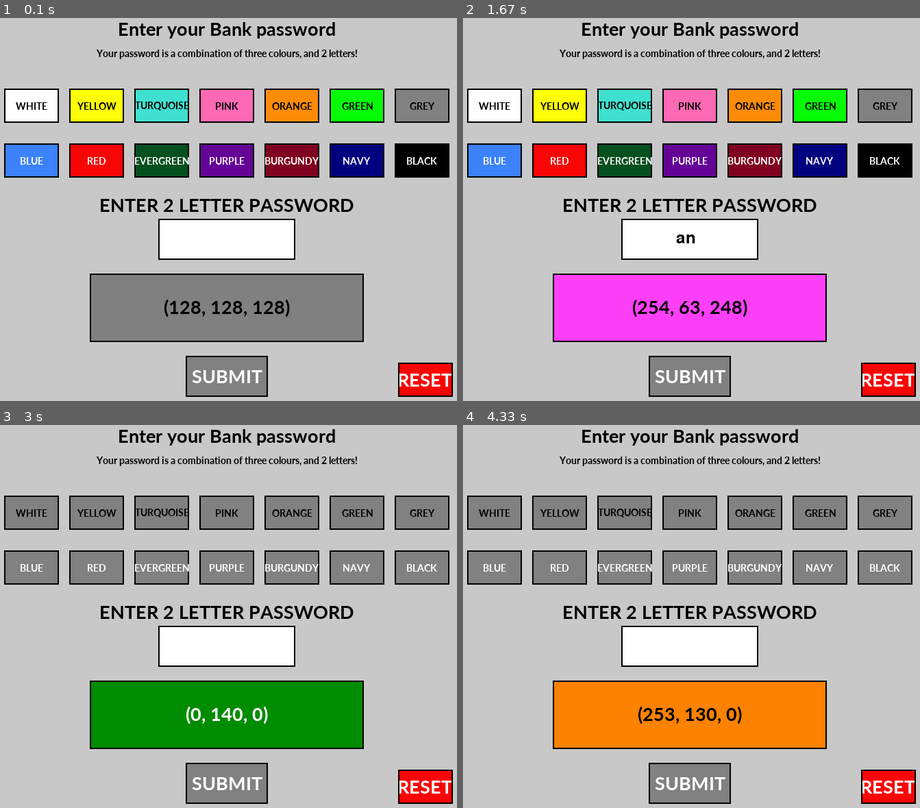
Above: before the commit, frames 1-4 (two rows, left to right).
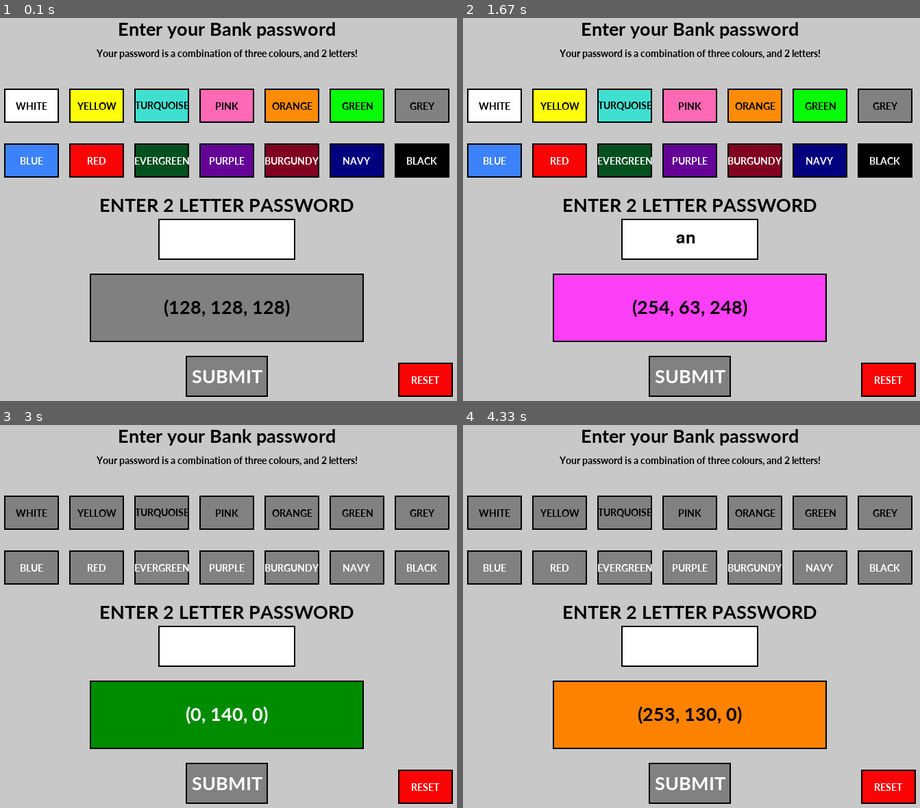
Above: after the commit, the same moments.

Repository: JeremyDenHartogh/Comp3008Project2
Game: pygame game, started from NewPasswordScheme/SamplePassScheme.py
Same seed, same stepped clock (60 frames per second), same inputs: the game is played once before the commit and once after it.
Inputs (mouse positions are in pixels of both pictures, inside the frame that each line leads up to):
- Up to frame 1 (0.1 s): no input
- Up to frame 2 (1.67 s): type "ann" at 0.33 s; tap Enter at 0.67 s; hold Right 0.88-1.35 s; press the mouse at (622, 159) at 1.47 s; move the mouse to (682, 182) at 1.57 s
- Up to frame 3 (3 s): release the mouse at (278, 612) at 1.7 s; click (425, 785) at 1.82 s; press the mouse at (31, 513) at 2.13 s; move the mouse to (191, 482) at 2.23 s; release the mouse at (351, 455) at 2.37 s; press the mouse at (292, 513) at 2.47 s; move the mouse to (292, 536) at 2.57 s; release the mouse at (292, 559) at 2.7 s; press the mouse at (420, 566) at 2.8 s; move the mouse to (356, 539) at 2.9 s
- Up to frame 4 (4.33 s): release the mouse at (755, 513) at 3.03 s; press the mouse at (888, 785) at 3.13 s; move the mouse to (696, 754) at 3.23 s; release the mouse at (508, 727) at 3.37 s; press the mouse at (691, 513) at 3.47 s; move the mouse to (778, 578) at 3.57 s; release the mouse at (869, 643) at 3.7 s; press the mouse at (494, 566) at 3.8 s; move the mouse to (513, 524) at 3.9 s; release the mouse at (536, 482) at 4.03 s; press the mouse at (883, 566) at 4.13 s; move the mouse to (801, 647) at 4.23 s

The runs differ from the first frame. In frame 1, 0.2% of the frame differs, in the area x 87-99%, y 92-97%; in frame 2, 0.2%; in frame 3, 0.2%; in frame 4, 0.2%.

Commit message:
add comparison for input to actual password

Diff:
--- a/NewPasswordScheme/SamplePassScheme.py
+++ b/NewPasswordScheme/SamplePassScheme.py
@@ -57,6 +57,18 @@
 
 	return calculateColourAndText(colour, tArr)
 
+# verify password entered with actual password
+def comparePassword(user, accType, colour, s):
+	# TODO get the actual password from a file
+
+	# hardcoded password [pink, purple, grey], 'tn'
+	realPassColours = [253, 3, 129]
+	realPassChars = 'tn'
+	if (realPassColours == colour):
+		if (realPassChars == s):
+			return True
+	return False
+
 # perform the computation of the RGB password from the 3 colours and 2 characters
 def calculatePasswordFromColours(colourArray, charArray):
 	colour = [128, 128, 128]
@@ -77,9 +89,6 @@
 def calculateColourAndRGB(colour, r, g, b):
 	return ((colour[0]+(r*10)) % 255,(colour[1]+(g*10)) % 255,(colour[2]+(b*10)) % 255)
 
-#	x = random.randint(0,13)
-#	print (x)
-
 # GET LUMINOSITY OF THE COLOUR TO ASSIGN TEXT COLOUR
 def getLuminosity(colour):
 	#print (round(0.299*colour[0] + 0.587*colour[1] + 0.114*colour[2]))
@@ -92,7 +101,7 @@
 	click = pygame.mouse.get_pressed()
 	if click[0] == 0:
 		clicking = False
-	for i, key in enumerate(colours):
+	for key in colours:
 		if count < 7:
 			x = 25+(95*count)
 			y = 130
@@ -153,7 +162,7 @@
 	else:
 		pygame.draw.rect(screen, cd["RED"], [600, 530, 80, 50],0)
 
-	textSurf,textRect = fontL.render("RESET" , cd["WHITE"])
+	textSurf,textRect = font.render("RESET" , cd["WHITE"])
 	textRect.center = ((600+(80/2)),(530+(50/2)))
 	screen.blit(textSurf, textRect)
 	mouse = pygame.mouse.get_pos()
@@ -224,6 +233,8 @@
 	# submit button
 	submittedColour = []
 	submittedColour,clicking = submit(clicking, combinedColors, clicked, len(textinput.get_text()) == 2)
+	if (submittedColour != []):
+		print(comparePassword("abc", name, pressedColours, textinput.get_text()))
 
 	# reset button
 	if (reset(clicking, clicked, len(textinput.get_text()))):
